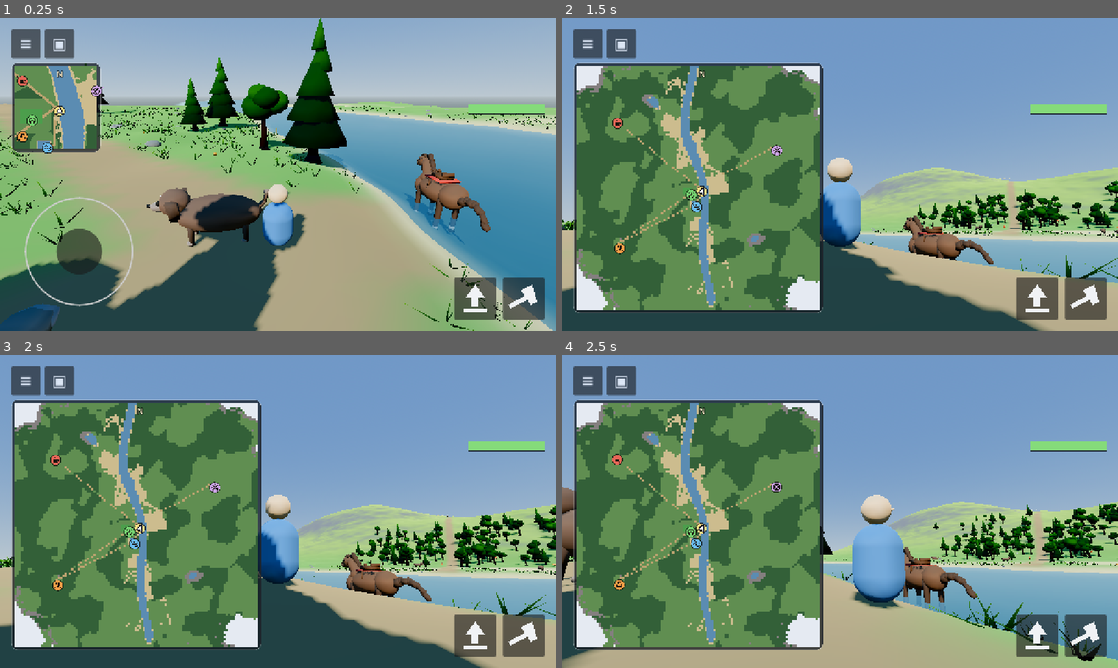
Above: before the commit, frames 1-4 (two rows, left to right).
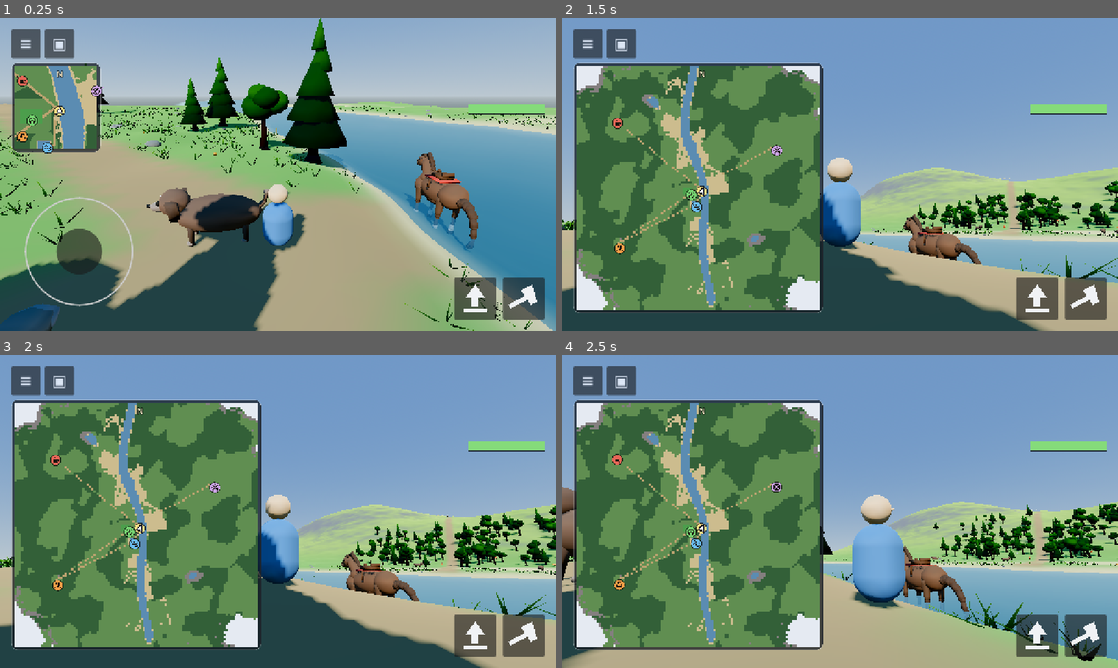
Above: after the commit, the same moments.

Repository: kabartay/aava
Game: Godot game, scene res://main.tscn
Two runs of this game, one before a commit and one after it. Both use one fixed random seed, a clock stepped at 60 frames per second and the inputs below.
Inputs (mouse positions are in pixels of both pictures, inside the frame that each line leads up to):
- Up to frame 1 (0.25 s): no input
- Up to frame 2 (1.5 s): tap Enter at 0.5 s; drag from (840, 174) to (895, 105) at 0.52 s; drag from (617, 108) to (812, 237) at 1.27 s
- Up to frame 3 (2 s): no input
- Up to frame 4 (2.5 s): move the mouse to (895, 442) at 2.02 s; hold D (move_right) from 2.03 s (still down); tap Enter at 2.1 s

The runs differ from the first frame. In frame 1, 0.6% of the frame differs, in the area x 74-89%, y 42-75%; in frame 2, 0.3%; in frame 3, 0.3%; in frame 4, 0.4%.

Commit message:
Hang the horse's tail, joint its legs, and give it withers
The tail went up at sixty-two degrees before coming down, which gave it a
cocked, doglike curl. A horse's tail leaves the dock about level and is
falling within a hand's width — it is heavy hair hanging, not a raised
plume — and it ends in a switch of long hair, four strands here, fanned a
little rather than one blob on the end of a stick. A check asserts both: the
first joint no higher than the dock, the last a good half-metre below it.

The legs were single posts. They have two segments now: a heavy upper leg in
the body's own hide, a knee where the taper changes, a slender dark cannon
bone, a white sock, a pastern sloping forward and a hoof. A horse's leg is
twice as thick at the top as at the bottom, and that taper with a joint in it
is most of what tells a leg from a table leg.

And the body: deeper than it is wide rather than as wide as it is deep, with
a belly hanging a little below the barrel's line, withers rising where the
neck meets the back — the one line that separates a horse's outline from a
pony's — and a mane of seven locks of unequal length instead of four even
slabs. The legs, head and tail are still parts of their own, so the gait,
the nodding head and the swinging tail all work exactly as before.

Diff:
--- a/src/dev/ci_check.gd
+++ b/src/dev/ci_check.gd
@@ -952,6 +952,13 @@
 		if joints[i].z <= joints[i - 1].z:
 			falls = false
 	_expect(falls, "and every joint of it lies further back than the last")
+	# And it hangs: a horse's tail leaves the dock about level and is falling
+	# within a hand's width, rather than curling up over the rump like a dog's.
+	_expect(joints[1].y < joints[0].y + 0.08, "it leaves the dock about level, not cocked upwards")
+	_expect(
+		joints[joints.size() - 1].y < joints[0].y - 0.5,
+		"and hangs %.2f m below where it starts" % (joints[0].y - joints[joints.size() - 1].y)
+	)
 
 ## How many separate lumps of geometry a mesh is made of.
 ##
--- a/src/world/mount_kinds.gd
+++ b/src/world/mount_kinds.gd
@@ -162,10 +162,16 @@
 ## do that — each piece starts where the last one ended.
 const HORSE_TAIL_CHAIN: Array[float] = [
 	# tilt from vertical (degrees), length, radius at the start
-	62.0, 0.34, 0.15,
-	88.0, 0.30, 0.13,
-	112.0, 0.30, 0.11,
-	134.0, 0.30, 0.09,
+	#
+	# A horse's tail leaves the rump about level and is falling within a hand's
+	# width: it is heavy hair hanging, not a raised plume. The first chain went
+	# up at 62 degrees before coming down, which gave it a cocked, doglike
+	# curl — the thing that looked wrong from the saddle.
+	78.0, 0.22, 0.16,
+	104.0, 0.24, 0.15,
+	132.0, 0.28, 0.13,
+	154.0, 0.30, 0.11,
+	168.0, 0.30, 0.09,
 ]
 const HORSE_TAIL_STRIDE := 3
 
@@ -195,14 +201,25 @@
 	var blanket := Color(0.80, 0.22, 0.20)
 	var hoof := Color(0.15, 0.12, 0.10)
 
+	# The barrel: deeper than it is wide, as a horse is — a body as wide as it
+	# is deep reads as a barrel on legs, which is what it was.
 	var body := SphereMesh.new()
 	body.radius = 0.52 * s
 	body.height = 1.0 * s
 	body.radial_segments = 14
 	body.rings = 8
 	_add(tool, body, Transform3D(
-		Basis().scaled(Vector3(1.0, 0.92, 1.75)), Vector3(0.0, 1.32 * s, 0.0)
+		Basis().scaled(Vector3(0.86, 1.0, 1.75)), Vector3(0.0, 1.32 * s, 0.0)
 	), hide)
+	# The belly, hanging a little below the barrel's own line.
+	var belly := SphereMesh.new()
+	belly.radius = 0.4 * s
+	belly.height = 0.7 * s
+	belly.radial_segments = 10
+	belly.rings = 6
+	_add(tool, belly, Transform3D(
+		Basis().scaled(Vector3(0.9, 0.8, 1.5)), Vector3(0.0, 1.06 * s, 0.06 * s)
+	), hide.darkened(0.06))
 	var chest := SphereMesh.new()
 	chest.radius = 0.42 * s
 	chest.height = 0.84 * s
@@ -215,6 +232,16 @@
 	shoulder.radial_segments = 10
 	shoulder.rings = 6
 	_add(tool, shoulder, Transform3D(Basis(), Vector3(0.0, 1.56 * s, -0.62 * s)), hide)
+	# The withers: the rise where the neck meets the back, and the one line
+	# that separates a horse's outline from a pony's or a donkey's.
+	var withers := SphereMesh.new()
+	withers.radius = 0.24 * s
+	withers.height = 0.4 * s
+	withers.radial_segments = 8
+	withers.rings = 5
+	_add(tool, withers, Transform3D(
+		Basis().scaled(Vector3(0.8, 1.0, 1.6)), Vector3(0.0, 1.7 * s, -0.44 * s)
+	), hide)
 	var rump := SphereMesh.new()
 	rump.radius = 0.44 * s
 	rump.height = 0.88 * s
@@ -329,12 +356,23 @@
 		var cheek := BoxMesh.new()
 		cheek.size = Vector3(0.02 * s, 0.03 * s, 0.34 * s)
 		_add(tool, cheek, Transform3D(Basis(Vector3.RIGHT, deg_to_rad(-12.0)), Vector3(side * 0.2 * s, 2.1 * s, -1.18 * s) - pivot), leather)
-	for i in 4:
-		var t := 0.15 + float(i) * 0.24
+	# The mane: seven locks of unequal length down the crest, which is what
+	# makes it hair rather than a fin.
+	var mane := RandomNumberGenerator.new()
+	mane.seed = 5150
+	for i in 7:
+		var t := 0.06 + float(i) * 0.145
 		var along := Vector3(0.0, 1.5 * s, -0.42 * s).lerp(Vector3(0.0, 2.3 * s, -1.02 * s), t)
 		var lock := BoxMesh.new()
-		lock.size = Vector3(0.09 * s, 0.34 * s, 0.26 * s)
-		_add(tool, lock, Transform3D(neck_tilt, along + neck_tilt * Vector3(0.0, 0.0, 0.16 * s) - pivot), dark)
+		lock.size = Vector3(
+			0.085 * s,
+			(0.30 + mane.randf_range(-0.06, 0.12)) * s,
+			(0.20 + mane.randf_range(-0.03, 0.06)) * s
+		)
+		_add(tool, lock, Transform3D(
+			neck_tilt * Basis(Vector3.UP, mane.randf_range(-0.12, 0.12)),
+			along + neck_tilt * Vector3(0.0, 0.0, 0.15 * s) - pivot
+		), dark)
 	var forelock := BoxMesh.new()
 	forelock.size = Vector3(0.12 * s, 0.1 * s, 0.24 * s)
 	_add(tool, forelock, Transform3D(Basis(), Vector3(0.0, 2.34 * s, -1.18 * s) - pivot), dark)
@@ -374,14 +412,29 @@
 		_add(tool, joint, Transform3D(Basis(), to), dark)
 		i += HORSE_TAIL_STRIDE
 		piece += 1
-	# The switch of long hair at the end.
+	# The switch: the long hair at the end, in four strands that hang and
+	# spread a little rather than one blob on the end of a stick.
 	var tip := joints[joints.size() - 1] + HORSE_TAIL_PIVOT - pivot
-	var switch := SphereMesh.new()
-	switch.radius = 0.1 * s
-	switch.height = 0.34 * s
-	switch.radial_segments = 6
-	switch.rings = 4
-	_add(tool, switch, Transform3D(Basis(Vector3.RIGHT, deg_to_rad(-46.0)), tip + Vector3(0.0, -0.08 * s, 0.02 * s)), dark)
+	var spread := RandomNumberGenerator.new()
+	spread.seed = 8181
+	for strand in 4:
+		var hair := CylinderMesh.new()
+		hair.top_radius = 0.02 * s
+		hair.bottom_radius = 0.05 * s
+		hair.height = (0.34 + spread.randf_range(-0.06, 0.1)) * s
+		hair.radial_segments = 5
+		hair.rings = 1
+		# Hanging, fanned a little across the horse and a little behind it.
+		var lean := Basis(Vector3.RIGHT, deg_to_rad(spread.randf_range(4.0, 16.0)))
+		lean = lean * Basis(Vector3.FORWARD, deg_to_rad(spread.randf_range(-10.0, 10.0)))
+		_add(tool, hair, Transform3D(
+			lean,
+			tip + Vector3(
+				(float(strand) - 1.5) * 0.035 * s,
+				-hair.height * 0.42,
+				spread.randf_range(-0.02, 0.03) * s
+			)
+		), dark)
 
 ## Every joint of the tail, from its root outwards, in the tail's own frame —
 ## the root is the origin. Read by the drawing above and by the checks, so the
@@ -445,30 +498,66 @@
 	return tool.commit()
 
 ## A leg hanging from `hip`, drawn in coordinates relative to `pivot`.
+##
+## Two segments rather than one post: a heavy upper leg, a knee, a slender
+## cannon bone, a pastern and a hoof. A horse's leg is thick at the top and
+## thin at the bottom by a factor of two, and that taper — with a joint
+## showing where it changes — is most of what tells a leg from a table leg.
 static func _horse_leg(tool: SurfaceTool, hip: Vector3, pivot: Vector3) -> void:
 	var s := 1.2
-	var dark: Color = colour(HORSE).darkened(0.3)
+	var hide: Color = colour(HORSE)
+	var dark := hide.darkened(0.3)
 	var pale := Color(0.93, 0.90, 0.84)
 	var hoof := Color(0.15, 0.12, 0.10)
 	var top := hip - pivot
-	var leg := CylinderMesh.new()
-	leg.top_radius = 0.11 * s
-	leg.bottom_radius = 0.08 * s
-	leg.height = 1.3 * s
-	leg.radial_segments = 6
-	_add(tool, leg, Transform3D(Basis(), top + Vector3(0.0, -0.65 * s, 0.0)), dark)
+
+	# The upper leg: heavy, and the same hide as the body, since a horse's
+	# forearm and gaskin are muscle rather than the dark of its legs.
+	var upper := CylinderMesh.new()
+	upper.top_radius = 0.15 * s
+	upper.bottom_radius = 0.09 * s
+	upper.height = 0.66 * s
+	upper.radial_segments = 7
+	_add(tool, upper, Transform3D(Basis(), top + Vector3(0.0, -0.33 * s, 0.0)), hide.darkened(0.12))
+
+	# The knee, a knuckle where the taper changes.
+	var knee := SphereMesh.new()
+	knee.radius = 0.095 * s
+	knee.height = 0.17 * s
+	knee.radial_segments = 6
+	knee.rings = 3
+	_add(tool, knee, Transform3D(Basis(), top + Vector3(0.0, -0.68 * s, 0.0)), dark)
+
+	# The cannon bone: slender, and darker, which is how most horses' legs go.
+	var cannon := CylinderMesh.new()
+	cannon.top_radius = 0.07 * s
+	cannon.bottom_radius = 0.055 * s
+	cannon.height = 0.44 * s
+	cannon.radial_segments = 6
+	_add(tool, cannon, Transform3D(Basis(), top + Vector3(0.0, -0.92 * s, 0.0)), dark)
+
+	# A white sock over the fetlock, the pastern sloping forward into it, and
+	# the hoof.
 	var sock := CylinderMesh.new()
-	sock.top_radius = 0.085 * s
-	sock.bottom_radius = 0.085 * s
-	sock.height = 0.2 * s
+	sock.top_radius = 0.075 * s
+	sock.bottom_radius = 0.075 * s
+	sock.height = 0.16 * s
 	sock.radial_segments = 6
-	_add(tool, sock, Transform3D(Basis(), top + Vector3(0.0, -1.1 * s, 0.0)), pale)
+	_add(tool, sock, Transform3D(Basis(), top + Vector3(0.0, -1.13 * s, 0.0)), pale)
+	var pastern := CylinderMesh.new()
+	pastern.top_radius = 0.07 * s
+	pastern.bottom_radius = 0.085 * s
+	pastern.height = 0.12 * s
+	pastern.radial_segments = 6
+	_add(tool, pastern, Transform3D(
+		Basis(Vector3.RIGHT, deg_to_rad(-14.0)), top + Vector3(0.0, -1.24 * s, -0.02 * s)
+	), pale)
 	var foot := CylinderMesh.new()
-	foot.top_radius = 0.095 * s
-	foot.bottom_radius = 0.1 * s
+	foot.top_radius = 0.09 * s
+	foot.bottom_radius = 0.105 * s
 	foot.height = 0.1 * s
-	foot.radial_segments = 6
-	_add(tool, foot, Transform3D(Basis(), top + Vector3(0.0, -1.25 * s, 0.0)), hoof)
+	foot.radial_segments = 7
+	_add(tool, foot, Transform3D(Basis(), top + Vector3(0.0, -1.33 * s, -0.03 * s)), hoof)
 
 ## A mount as a node: a body, and for the horse four legs hung from the hips
 ## that Mounts swings as it moves. The mesh alone is not enough for something
